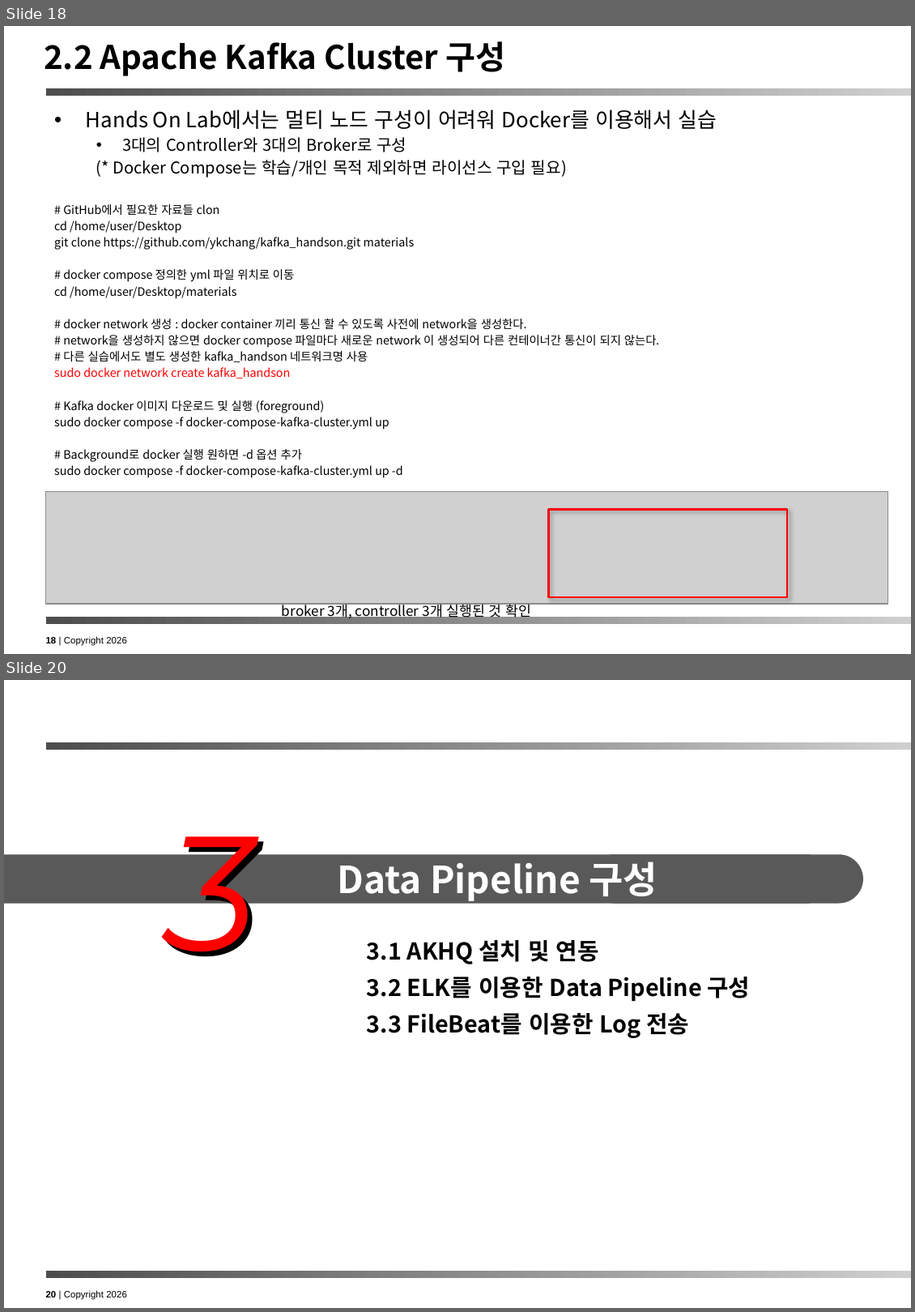
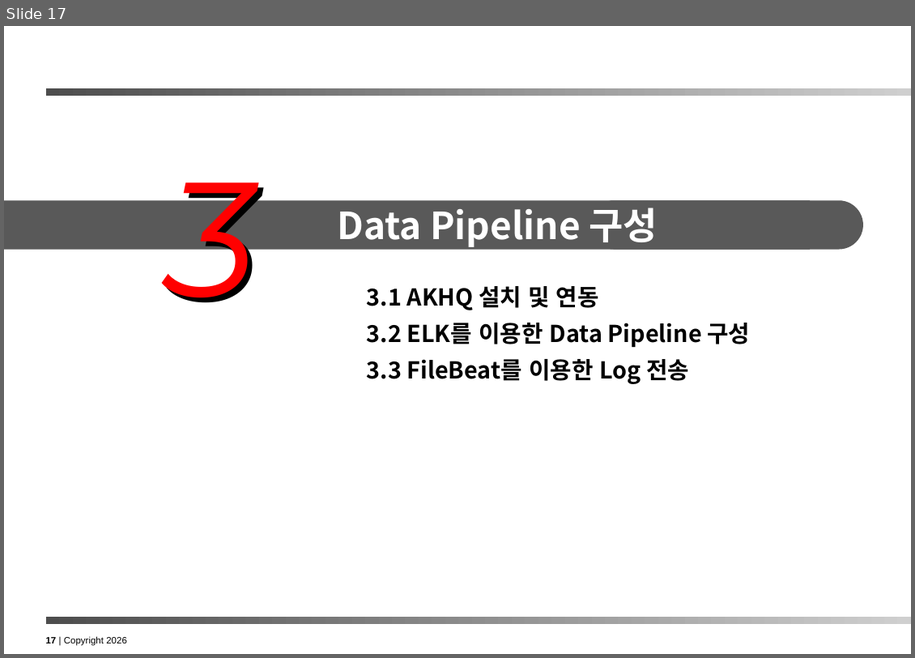
Before and after one commit to ykchang/ontology_handson, a slide deck: doc/Ontology Hands On Lab.pptx. Shown one above the other, each under a label of ours: slides 18 and 20 before the commit, slide 17 after it; the slides between them are not shown. The pictures are 915x1312 and 915x658 pixels, drawn with LibreOffice and Linux fonts; fonts in the diff are those of the drawing; grey boxes stand for pictures. Boxes give left, top, right and bottom in pixels: in the first picture for what was removed or moved away, otherwise in the second. Text is boxed around its words. In the diff, an @@ line names an element or a change of style, - is before the commit and + after.

```diff
--- a/doc/Ontology Hands On Lab.pptx
+++ b/doc/Ontology Hands On Lab.pptx
@@ slide 18 removed at [4, 26, 911, 654], background #FFFFFF; not listed: 3 template elements that a slide beside it also shows @@
@@ title removed at [44, 41, 505, 76] @@
-2.2 Apache Kafka Cluster 구성
@@ text removed at [54, 109, 718, 478] @@
-• Hands On Lab에서는 멀티 노드 구성이 어려워 Docker를 이용해서 실습
-  • 3대의 Controller와 3대의 Broker로 구성
-  (* Docker Compose는 학습/개인 목적 제외하면 라이선스 구입 필요)
-  # GitHub에서 필요한 자료들 clon
-  cd /home/user/Desktop
-  git clone https://github.com/ykchang/kafka_handson.git materials
-  # docker compose 정의한 yml 파일 위치로 이동
-  cd /home/user/Desktop/materials
-  # docker network 생성 : docker container 끼리 통신 할 수 있도록 사전에 network을 생성한다.
-  # network을 생성하지 않으면 docker compose 파일마다 새로운 network 이 생성되어 다른 컨테이너간 통신이 되지 않는다.
-  # 다른 실습에서도 별도 생성한 kafka_handson 네트워크명 사용
-  sudo docker network create kafka_handson
-  # Kafka docker 이미지 다운로드 및 실행 (foreground)
-  sudo docker compose -f docker-compose-kafka-cluster.yml up
-  # Background로 docker 실행 원하면 -d 옵션 추가
-  sudo docker compose -f docker-compose-kafka-cluster.yml up -d
-  # docker download 및 실행 결과 확인
-  sudo docker ps
@@ picture removed at [46, 492, 888, 604] @@
@@ rectangle removed at [548, 510, 787, 597] @@
@@ text removed at [282, 601, 532, 620] @@
-broker 3개, controller 3개 실행된 것 확인
@@ what was slide 20 is now slide 17 @@
@@ page number at [46, 636, 127, 646]: text changed @@
-20 | Copyright 2026
+17 | Copyright 2026
```
Also in this commit, not shown: 2 other slides removed, 20 other files.
